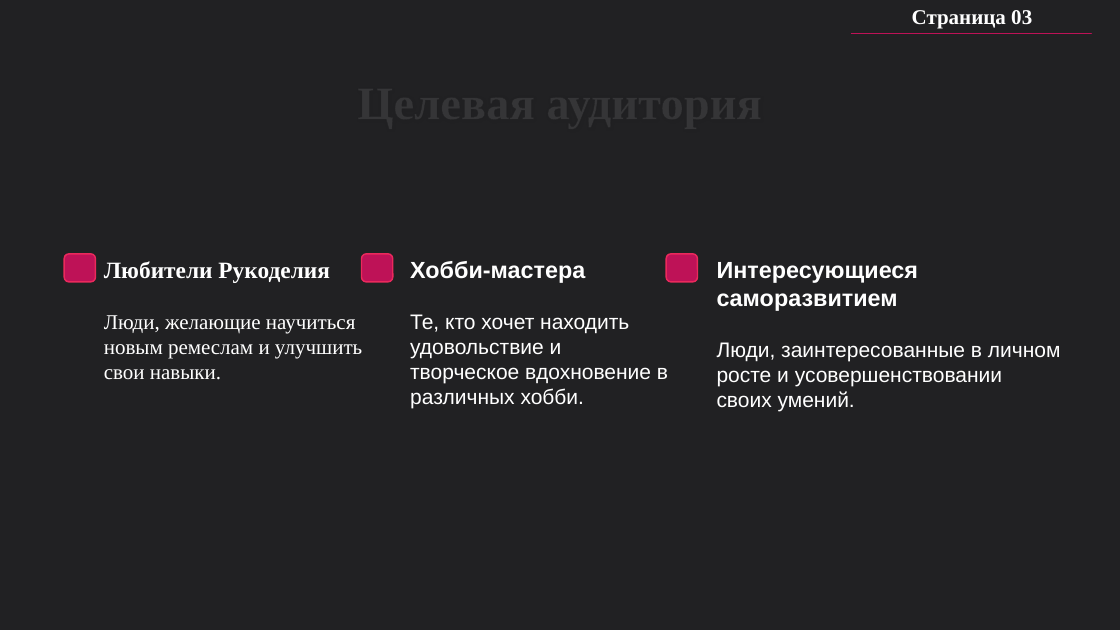
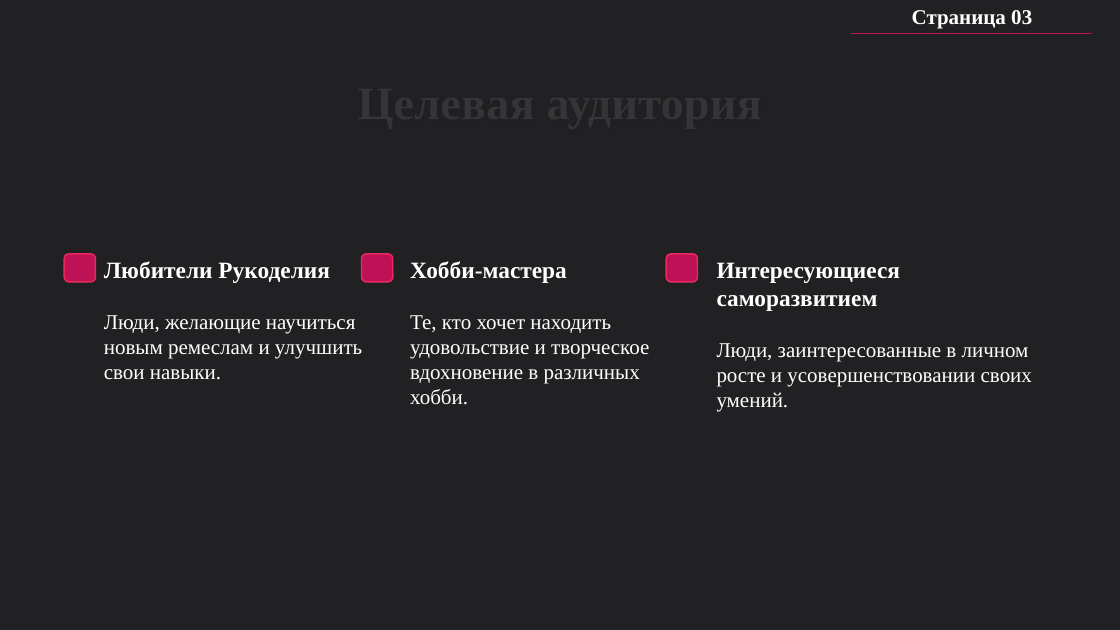
Before and after one commit to sahland/9.5-Team, a slide deck: slide 3 of documentation/Презентация_KnitWit.pptx. Drawn at 1120x630 pixels with LibreOffice and Linux fonts; fonts in the diff are those of the drawing. Boxes give left, top, right and bottom in pixels: in the first picture for what was removed or moved away, otherwise in the second. Text is boxed around its words. In the diff, an @@ line names an element or a change of style, - is before the commit and + after.

```diff
--- a/documentation/Презентация_KnitWit.pptx
+++ b/documentation/Презентация_KnitWit.pptx
@@ text "Хобби-мастера" at [410,261,649,405]: font Arial to Times New Roman @@
@@ text "Интересующиеся саморазвитием" at [717,262,1032,412]: font Arial to Times New Roman @@
```
Also in this commit, not shown: 2 other slides changed, 7 other files.
